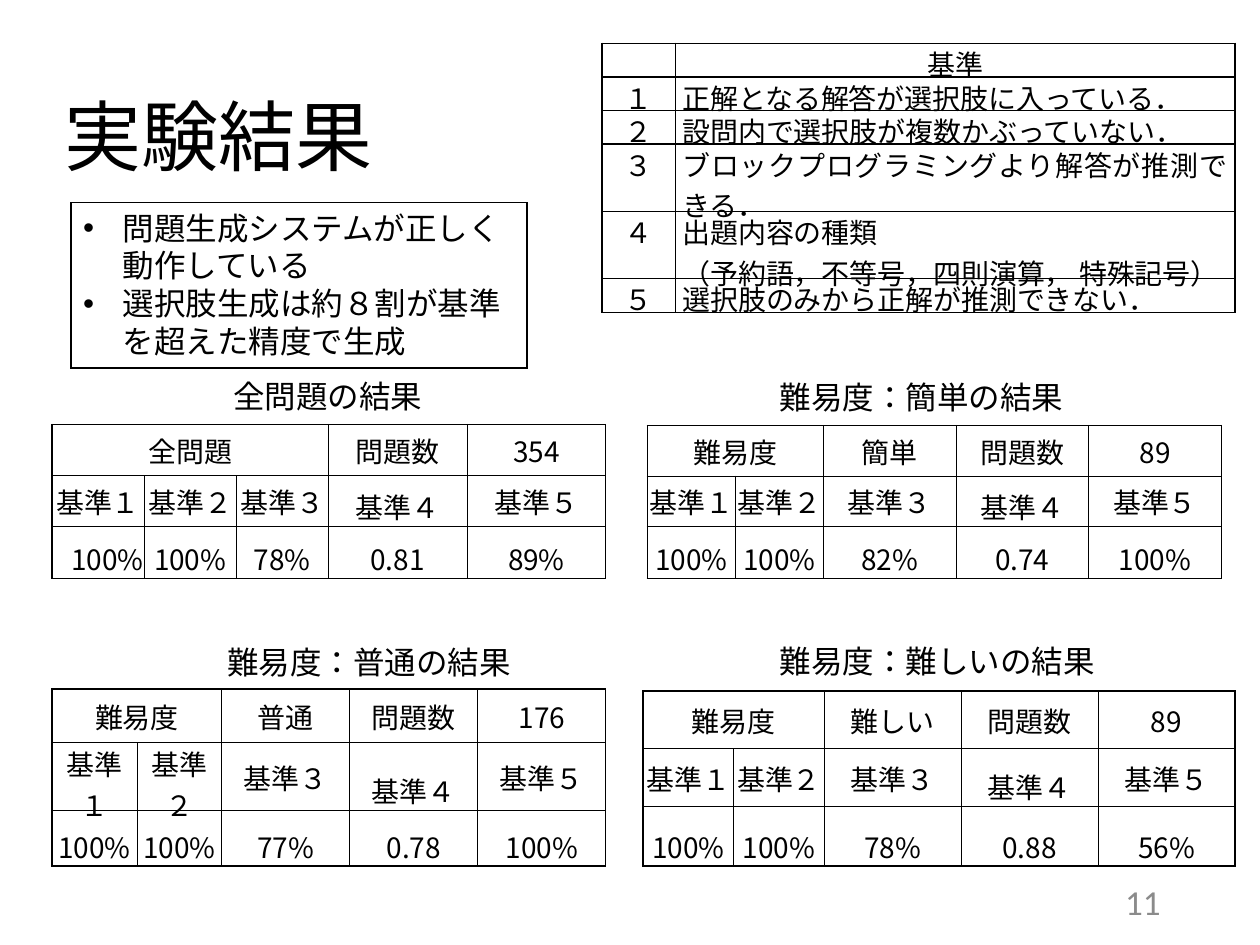
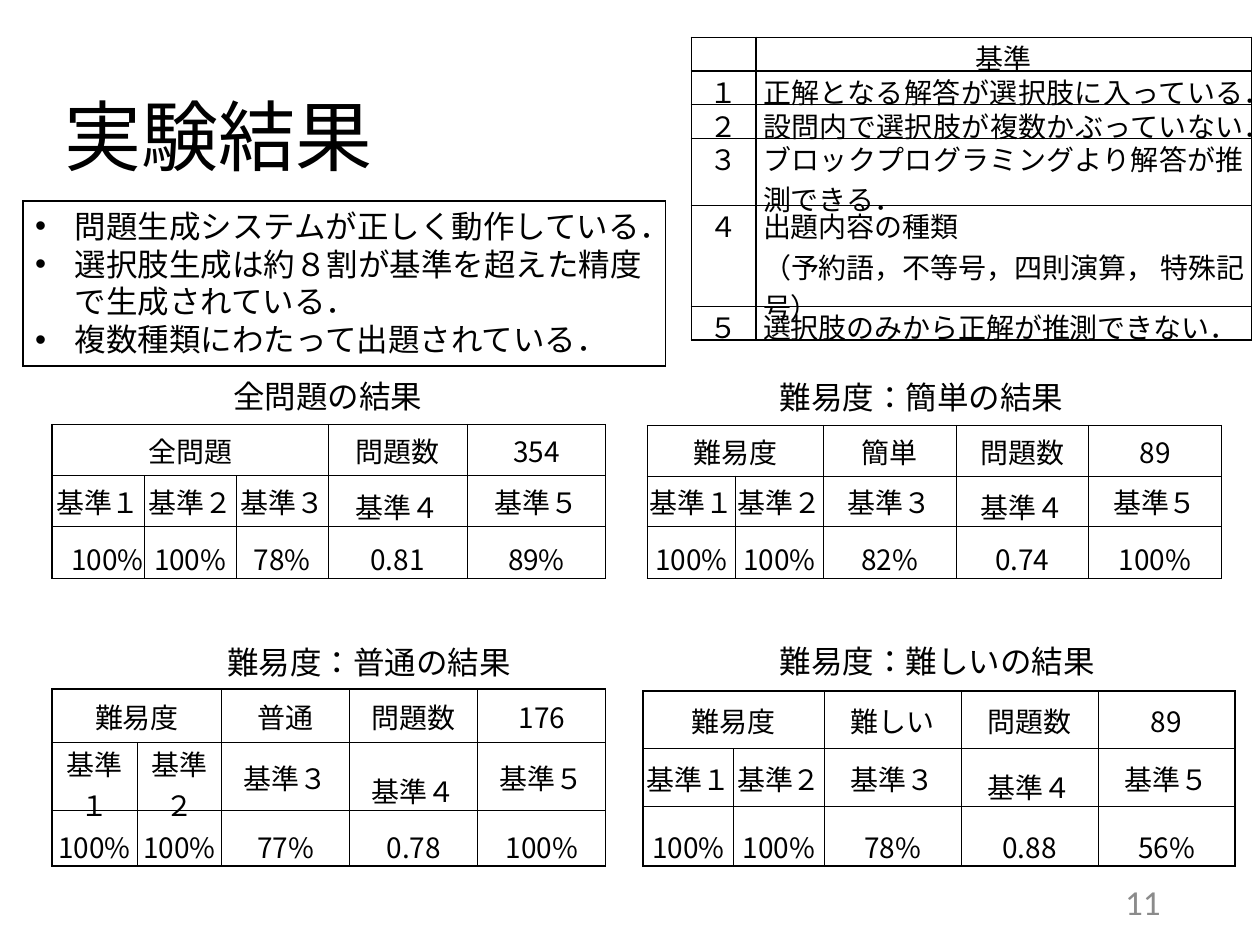
Before and after one commit to kait-takanolab/1821121-shimaoka-thesis, a slide deck: slide 11 of 1821121_shimaoka_thesis.pptx. Drawn at 1260x945 pixels with LibreOffice and Linux fonts; fonts in the diff are those of the drawing. Boxes give left, top, right and bottom in pixels: in the first picture for what was removed or moved away, otherwise in the second. Text is boxed around its words. In the diff, an @@ line names an element or a change of style, - is before the commit and + after.

Commit message:
1/25
slide8,9,11 修正
変化に富んだ問題を出題したいという意図をちりばめた

```diff
--- a/1821121_shimaoka_thesis.pptx
+++ b/1821121_shimaoka_thesis.pptx
@@ table: place and size @@
-table at (602,43,1235,317)
+table at (692,38,1251,345)
@@ rectangle "問題生成システムが正しく動作している．": place and size @@
-rectangle "問題生成システムが正しく動作している．" at (71,203,527,368)
+rectangle "問題生成システムが正しく動作している．" at (23,200,665,365)
@@ text in rectangle at (75,206,672,354): text changed @@
-• 問題生成システムが正しく動作している
-• 選択肢生成は約８割が基準を超えた精度で生成
+• 問題生成システムが正しく動作している．
+• 選択肢生成は約８割が基準を超えた精度で生成されている．
+• 複数種類にわたって出題されている．
```
Also in this commit, not shown: 2 other slides changed.
